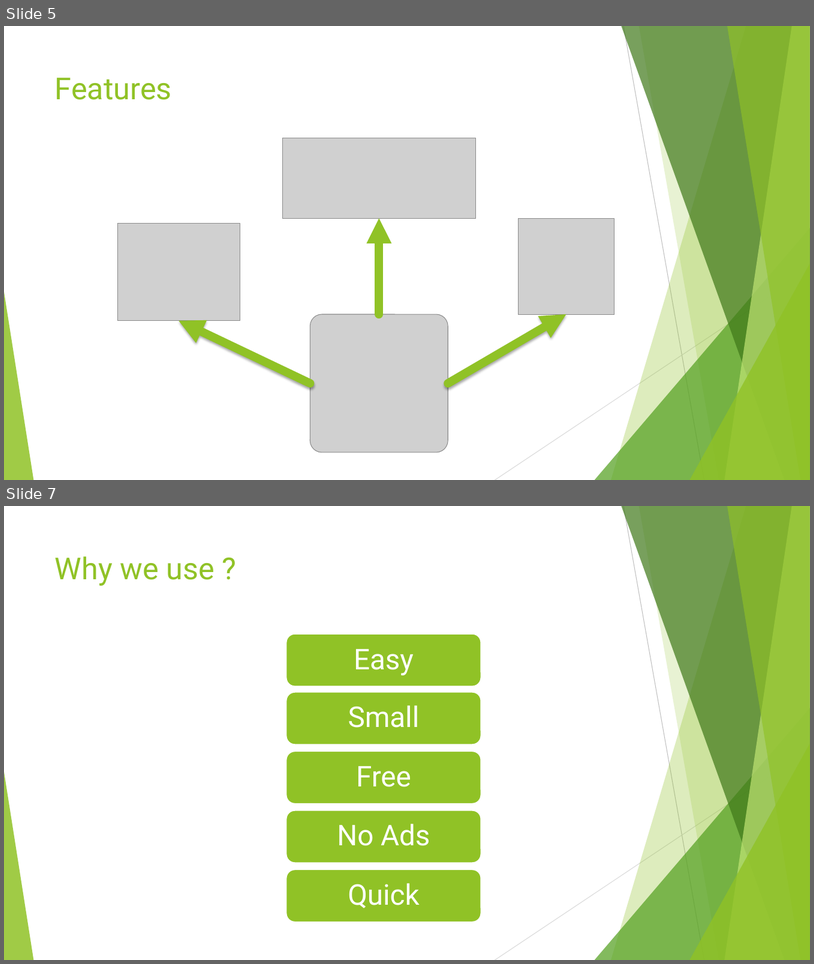
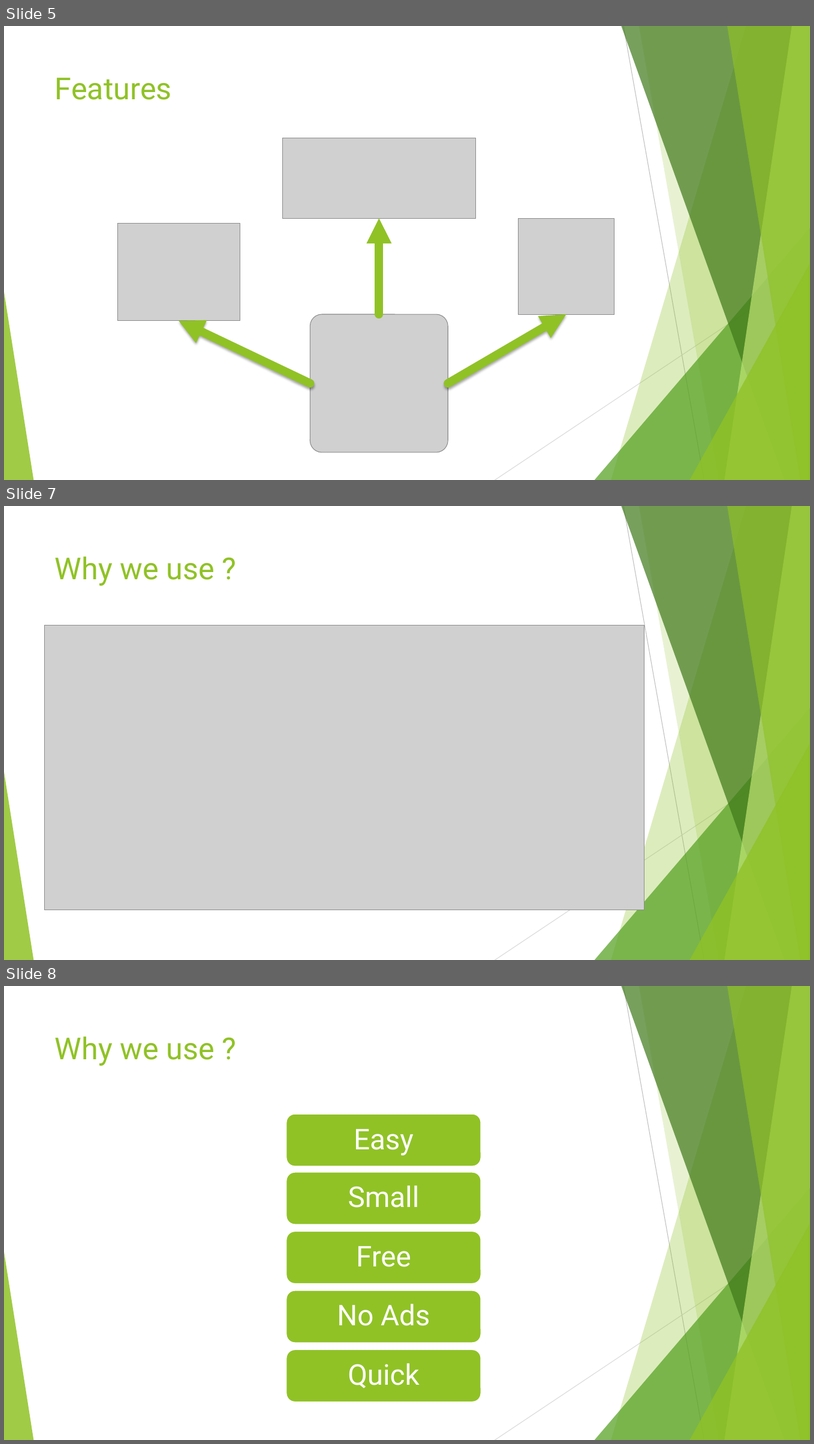
Before and after one commit to vatthanavongpaxa/Dictionary-VietNam---Laos, a slide deck: Viet-Lao-Dictionary_FINAL.pptx. Shown one above the other, each under a label of ours: slides 5 and 7 before the commit, slides 5, 7 and 8 after it; the slides between them are not shown. The pictures are 814x964 and 814x1444 pixels, drawn with LibreOffice and Linux fonts; fonts in the diff are those of the drawing; grey boxes stand for pictures. Boxes give left, top, right and bottom in pixels: in the first picture for what was removed or moved away, otherwise in the second. Text is boxed around its words. In the diff, an @@ line names an element or a change of style, - is before the commit and + after.

```diff
--- a/Viet-Lao-Dictionary_FINAL.pptx
+++ b/Viet-Lao-Dictionary_FINAL.pptx
@@ slide 7 added at [4,506,810,960], background #FFFFFF; not listed: 10 template elements that a slide beside it also shows @@
@@ title added at [55,556,215,586], 36 pt, text #90C226 @@
+Why we use ?
@@ picture added at [45,625,645,910] @@
@@ what was slide 7 is now slide 8 @@
```
Also in this commit, not shown: 2 slides changed, 2 other files.
